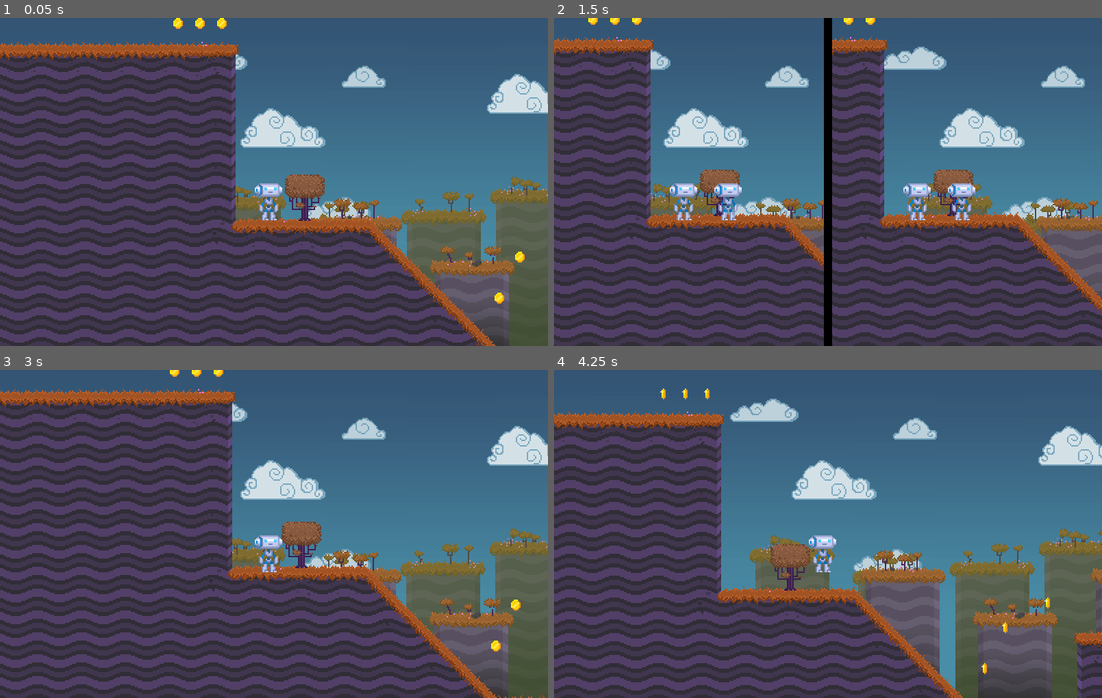
Above: before the commit, frames 1-4 (two rows, left to right).
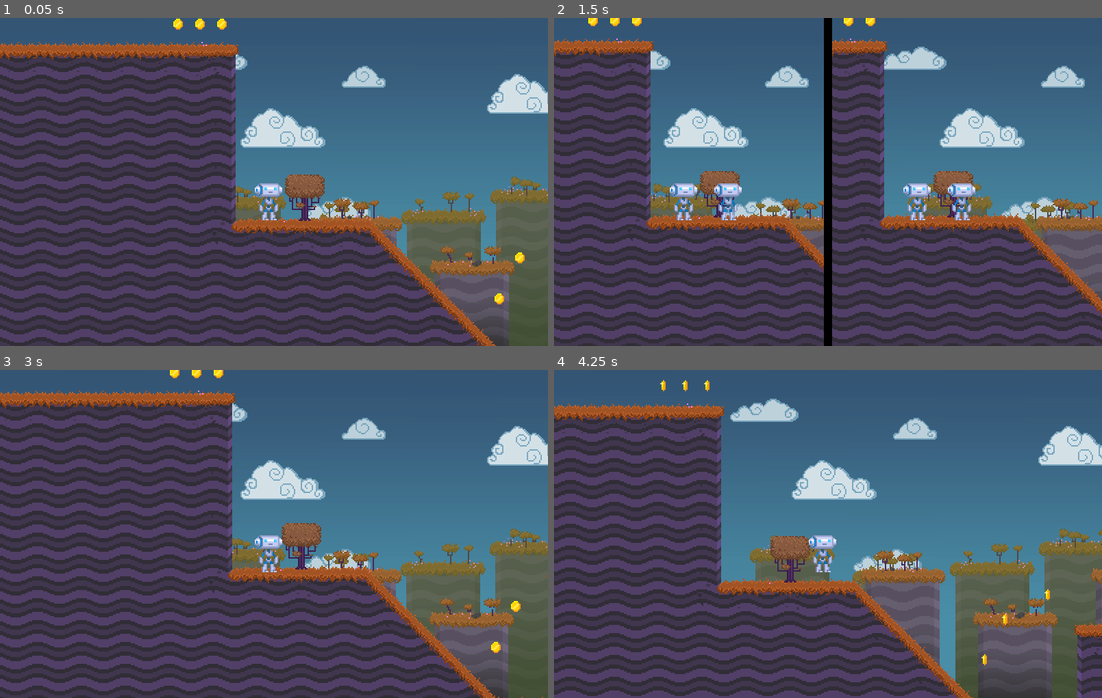
Above: after the commit, the same moments.

Repository: Stribe2/Prototype4
Game: Godot game, scene res://src/Main/Game.tscn
The game is run twice, just before and just after one commit, with the same random seed, the same clock (stepped at 60 frames per second) and the same inputs.
Inputs:
- Up to frame 1 (0.05 s): no input
- Up to frame 2 (1.5 s): hold Right (move_right) from 0.53 s (still down); tap Up (jump) at 0.6, 0.77, 1.07 s; tap Tab (splitscreen) at 1.35 s
- Up to frame 3 (3 s): tap Up (jump) at 1.52, 1.55, 1.82, 2.1 s; release Right (move_right) at 2.03 s; hold Left (move_left) 2.03-2.78 s; hold Right (move_right) from 2.78 s (still down); tap Tab (splitscreen) at 2.85 s
- Up to frame 4 (4.25 s): keep holding Right (move_right); tap Up (jump) at 3.02, 3.05, 3.32, 3.6, 3.77, 4.07 s

The runs differ from the first frame. In frame 1, less than 0.1% of the frame differs, in the area x 31-96%, y 0-88%; in frame 2, 8.9%; in frame 3, 9.0%; in frame 4, 32%, in the area x 0-100%, y 3-100%.
Error in both runs: Attempt to call function 'connect' in base 'null instance' on a null instance. (res://src/UserInterface/CoinsCounter.gd:21)

Commit message:
player jump adjusted and bound to spacebar

Diff:
--- a/platformer/project.godot
+++ b/platformer/project.godot
@@ -99,6 +99,7 @@
 "deadzone": 0.5,
 "events": [ Object(InputEventKey,"resource_local_to_scene":false,"resource_name":"","device":0,"alt":false,"shift":false,"control":false,"meta":false,"command":false,"pressed":false,"scancode":16777232,"physical_scancode":0,"unicode":0,"echo":false,"script":null)
 , Object(InputEventJoypadButton,"resource_local_to_scene":false,"resource_name":"","device":0,"button_index":0,"pressure":0.0,"pressed":false,"script":null)
+, Object(InputEventKey,"resource_local_to_scene":false,"resource_name":"","device":0,"alt":false,"shift":false,"control":false,"meta":false,"command":false,"pressed":false,"scancode":32,"physical_scancode":0,"unicode":0,"echo":false,"script":null)
 , Object(InputEventKey,"resource_local_to_scene":false,"resource_name":"","device":0,"alt":false,"shift":false,"control":false,"meta":false,"command":false,"pressed":false,"scancode":87,"physical_scancode":0,"unicode":0,"echo":false,"script":null)
  ]
 }
@@ -214,7 +215,7 @@
 
 [physics]
 
-2d/default_gravity=900
+2d/default_gravity=500
 
 [rasterizer]
 
--- a/platformer/src/Actors/Actor.gd
+++ b/platformer/src/Actors/Actor.gd
@@ -6,7 +6,7 @@
 export var base_velocity = 15.0
 export var acceleration = 125.0
 export var max_velocity = 50.0
-export var jump_force = 200.0
+export var jump_force = 100.0
 # export var speed = Vector2(150.0, 350.0)
 onready var gravity = ProjectSettings.get("physics/2d/default_gravity")
 
--- a/platformer/src/Actors/Player.gd
+++ b/platformer/src/Actors/Player.gd
@@ -56,16 +56,15 @@
 
 	var direction = get_direction()
 
-	var is_jump_interrupted = Input.is_action_just_released("jump" + action_suffix) and _velocity.y < 0.0
-	_velocity = calculate_move_velocity(direction, _delta, is_jump_interrupted)
+	_velocity = calculate_move_velocity(direction, _delta)
 
 	var snap_vector = Vector2.ZERO
 	if direction.y == 0.0:
 		snap_vector = Vector2.DOWN * FLOOR_DETECT_DISTANCE
 	var is_on_platform = platform_detector.is_colliding()
-	_velocity = move_and_slide_with_snap(
+	_velocity.y = move_and_slide_with_snap(
 		_velocity, snap_vector, FLOOR_NORMAL, not is_on_platform, 4, 0.9, false
-	)
+	).y
 
 	# When the character’s direction changes, we want to to scale the Sprite accordingly to flip it.
 	# This will make Robi face left or right depending on the direction you move.
@@ -87,8 +86,7 @@
 # It allows you to interrupt jumps.
 func calculate_move_velocity(
 		direction,
-		delta,
-		is_jump_interrupted
+		delta
 	):
 	var velocity = _velocity
 
@@ -101,15 +99,9 @@
 	elif abs(velocity.x) != abs(max_velocity):
 		velocity.x += acceleration * direction.x * delta
 
-	print("player velocity x: ", velocity.x)
-
 	# Vertical velocity
 	if direction.y != 0.0:
 		velocity.y = jump_force * direction.y
-	if is_jump_interrupted:
-		# Decrease the Y velocity by multiplying it, but don't set it to 0
-		# as to not be too abrupt.
-		velocity.y *= 0.6
 
 	return velocity
 
